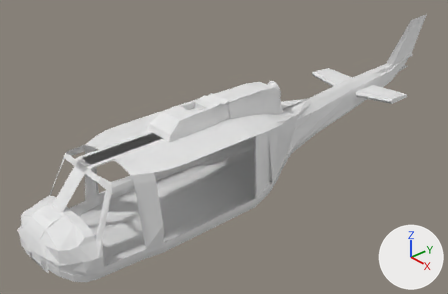
What one commit did to the Blender file BluePrintSources/bell205uh1.blend.
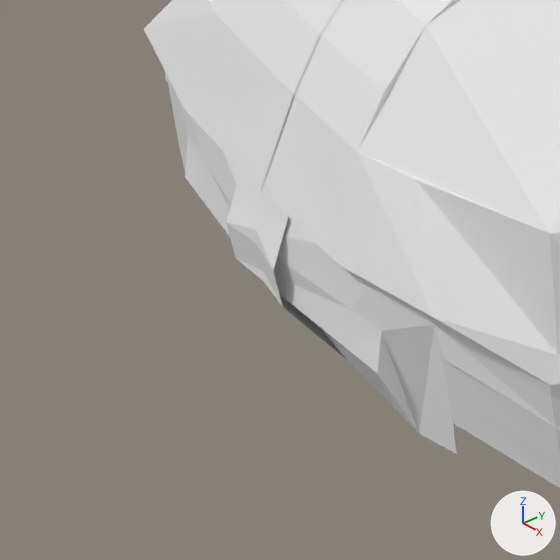
The first picture shows the older version from a 50 mm camera at (7.48, -7.66, 5.12) aimed at (-0.38, -0.78, -0.27). The close-ups show both versions on the part from 1% to 13% of the width and 77% to 97% of the height of that picture; other places that the commit changed are outside them. Arrows for +X, +Y and +Z are at lower right; the lights stay in place. Materials are left out; every surface is plain grey.

Names of what the first close-up shows: 'fuselage'.
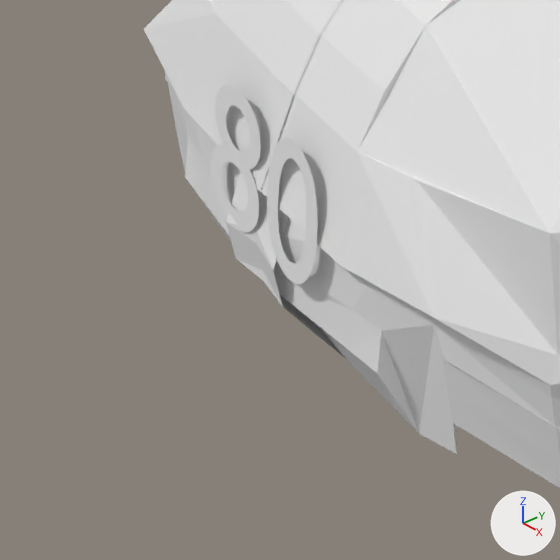
Pixel boxes (x1, y1, x2, y2) of what changed, in the close-ups (560 x 560 px):
```json
{"object": "80", "change": "added", "after": [211, 85, 318, 284]}
```

Scene script edits in JSON lines:
```json
{"op": "add", "block": "txt_text", "code": ["txt_text = bpy.data.curves.new('Text', 'FONT')", "txt_text.body = '80'"]}
{"op": "add", "block": "ob_80", "code": ["ob_80 = bpy.data.objects.new('80', txt_text)", "ob_80.parent = ob_bell205uh1", "ob_80.matrix_parent_inverse = Matrix(((1.0, 0.0, 0.0, 0.0079), (0.0, 1.0, 0.0, 0.965), (0.0, 0.0, 1.0, -0.542), (0.0, 0.0, 0.0, 1.0)))", "ob_80.location = (-0.154, -4.944, -0.438)", "ob_80.rotation_euler = (1.37, -0.00876, 0.0151)  # degrees (78, -0.5, 0.9)", "ob_80.scale = (0.361, 0.327, 0.978)"]}
```
